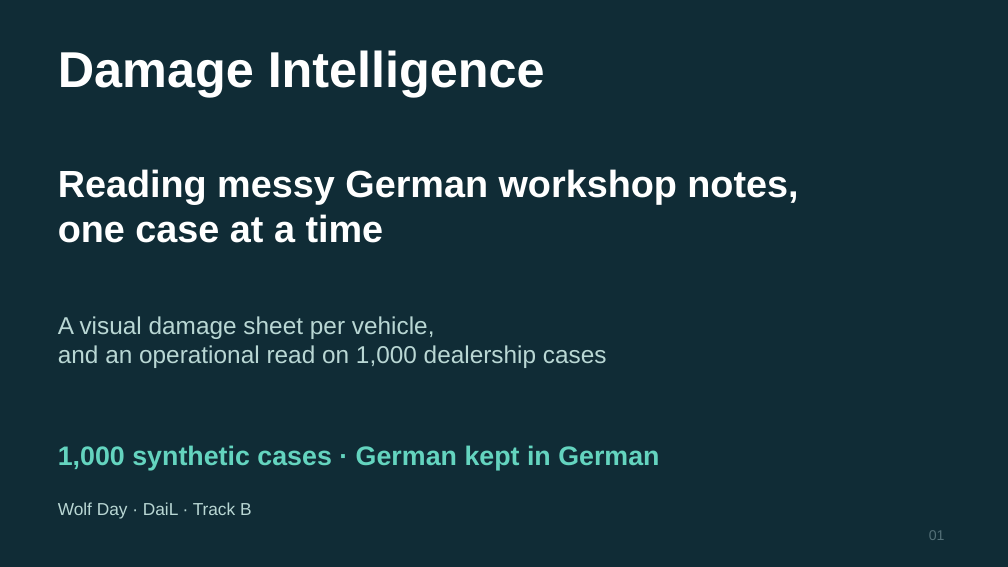
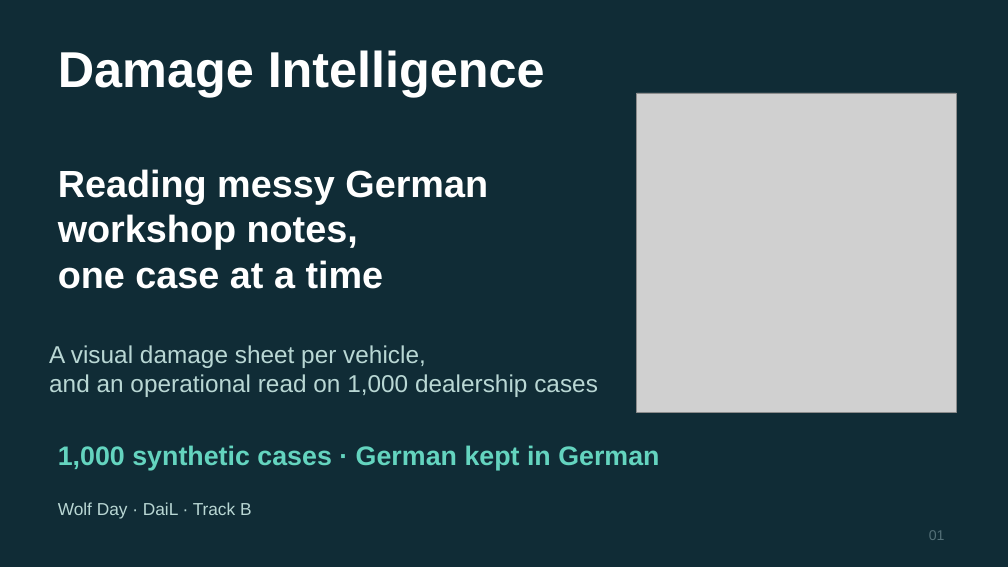
Before and after one commit to fruitsamurai97/wolf-day-damage, a slide deck: slide 1 of Data/Damage_Intelligence_EN_v2.pptx. Drawn at 1008x567 pixels with LibreOffice and Linux fonts; fonts in the diff are those of the drawing; grey boxes stand for pictures. Boxes give left, top, right and bottom in pixels: in the first picture for what was removed or moved away, otherwise in the second. Text is boxed around its words. In the diff, an @@ line names an element or a change of style, - is before the commit and + after.

```diff
--- a/Data/Damage_Intelligence_EN_v2.pptx
+++ b/Data/Damage_Intelligence_EN_v2.pptx
@@ picture added at (637,93,956,412) @@
@@ text "Reading messy German workshop notes," rewrapped from (58,169,798,243) to (58,169,488,289) @@
@@ text "A visual damage sheet per ...": place and size @@
-text "A visual damage sheet per ..." at (58,316,607,368)
+text "A visual damage sheet per ..." at (49,345,598,397)
```
Also in this commit, not shown: 1 other slide changed, 2 other files.
